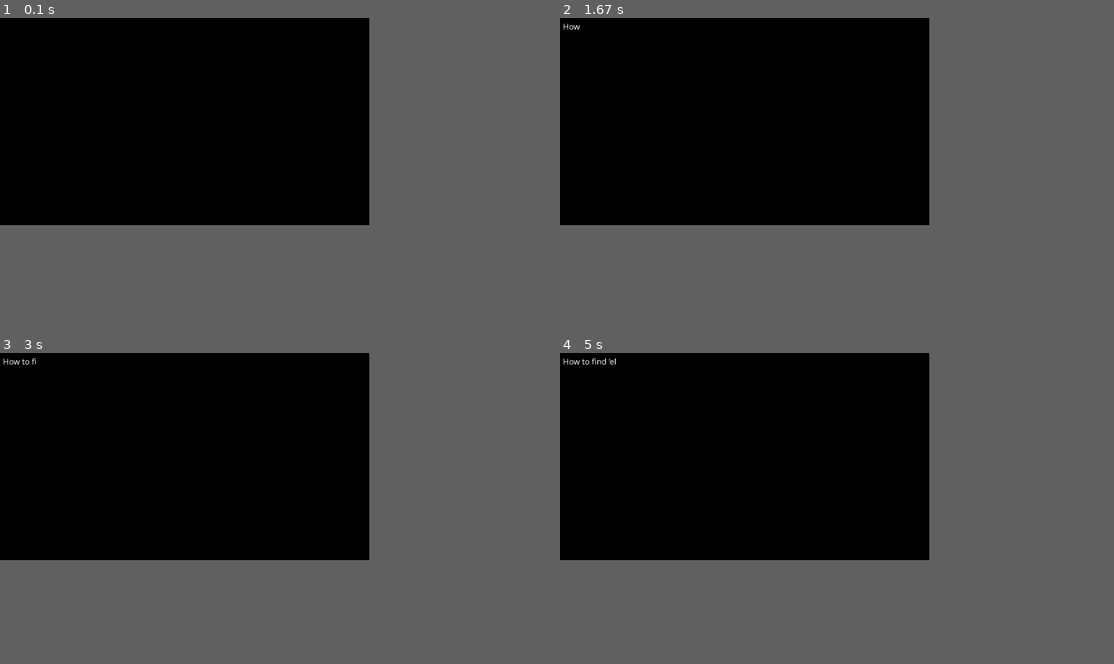
Above: before the commit, frames 1-4 (two rows, left to right).
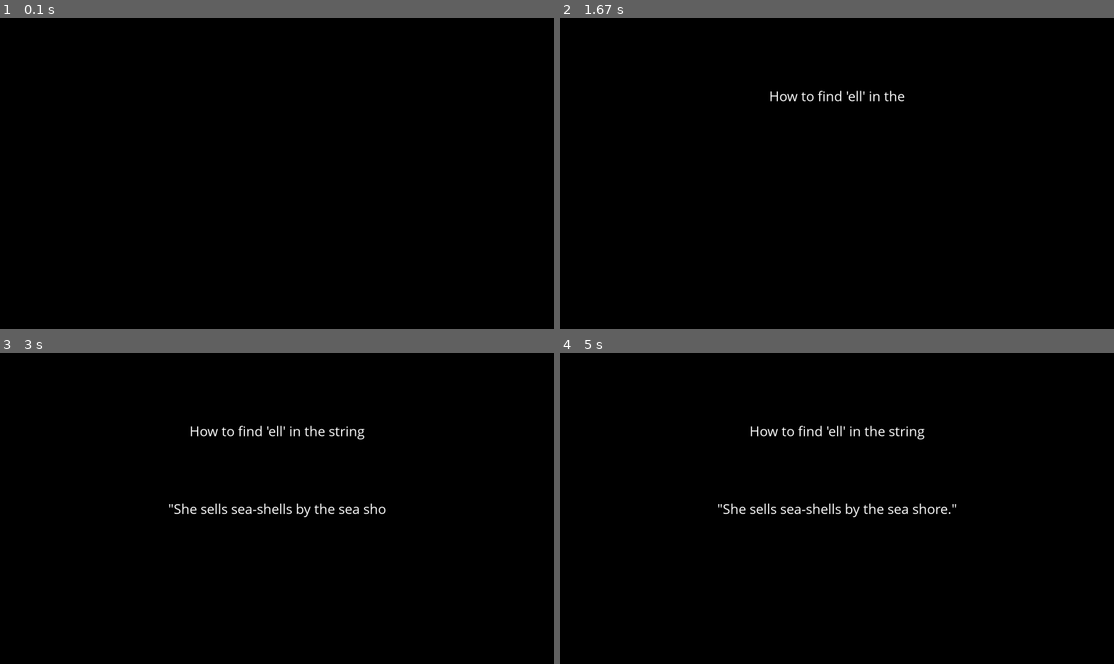
Above: after the commit, the same moments.

Repository: wadsworj/py_vid_generator
Game: pygame game, started from main.py
Same seed, same stepped clock (60 frames per second), same inputs: the game is played once before the commit and once after it.
Inputs:
- Up to frame 1 (0.1 s): no input
- Up to frame 2 (1.67 s): no input
- Up to frame 3 (3 s): no input
- Up to frame 4 (5 s): no input
In our replay, the window is 600x337 before the commit and 900x506 after it. These sizes can differ from the game's own. Grey fills any space a smaller window leaves; there, only what the larger window draws over its background counts as a difference.

The runs differ from the first frame. In frame 1, only the window size differs. In frame 2, 0.3% of the frame differs, in the area x 0-63%, y 1-27%; in frame 3, 0.9%; in frame 4, 1.0%, in the area x 0-72%, y 1-53%.

Commit message:
add start time and various text formatters

Diff:
--- a/elements/element.py
+++ b/elements/element.py
@@ -8,5 +8,5 @@
         self.scenes = []
 
     @abstract
-    def render(self):
+    def render(self, scene_seconds):
         pass
--- a/elements/textElement.py
+++ b/elements/textElement.py
@@ -6,7 +6,7 @@
 
 
 class TextElement:
-    def __init__(self, name, text, position, bounding_box, duration, font_size, font_type):
+    def __init__(self, name, text, position, bounding_box, duration, font_size, font_type, text_align, start_time):
         self.name = name
         self.video = None
         self.position = position
@@ -16,13 +16,28 @@
         self.count = 0
         self.font_size = font_size
         self.font_type = font_type
+        self.text_align = text_align
+        self.start_time = start_time
 
-    def render(self, screen):
+    def render(self, screen, scene_seconds):
+        if self.start_time > scene_seconds:
+            return
+
         length = len(self.text)
 
         current = math.floor(self.count * length / (self.duration * config.FRAME_RATE))
 
         my_font = pygame.font.SysFont(self.font_type, self.font_size)
-        text_surface = my_font.render(self.text[0:current], False, config.WHITE)
-        screen.blit(text_surface, self.position)
+        text_surface = my_font.render(self.text[0:current], True, config.WHITE)
+        screen_rect = screen.get_rect()
+        if self.text_align == "top_center":
+            top_center_rect = pygame.Rect(screen_rect.left, screen_rect.top, screen_rect.width, screen_rect.height / 2)
+            text_position = text_surface.get_rect(center = top_center_rect.center)
+        elif self.text_align == "center":
+            top_center_rect = pygame.Rect(screen_rect.left, screen_rect.top, screen_rect.width, screen_rect.height / 2)
+            text_position = text_surface.get_rect(center = screen_rect.center)
+        else:
+            text_position = self.position
+
+        screen.blit(text_surface, text_position)
         self.count = self.count + 1
--- a/main.py
+++ b/main.py
@@ -40,7 +40,9 @@
                               data_element["bounding_box"],
                               data_element["duration"],
                               data_element["font_size"],
-                              data_element["font_type"])
+                              data_element["font_type"],
+                              data_element["text_align"],
+                              data_element["start_time"])
 
         scene.add_element(element)
 
--- a/scene.py
+++ b/scene.py
@@ -1,13 +1,23 @@
+import pygame
+
+
 class Scene:
     def __init__(self, name, scene_index):
         self.name = name
         self.elements = []
         self.scene_index = scene_index
         self.finished = False
+        self.start_time = None
 
     def add_element(self, element):
         self.elements.append(element)
 
     def render(self, screen):
+        if self.start_time is None:
+            self.start_time = pygame.time.get_ticks()
+
+        scene_time = pygame.time.get_ticks() - self.start_time
+        seconds = (scene_time / 1000) % 60
+
         for element in self.elements:
-            element.render(screen)
+            element.render(screen, seconds)
--- a/video.py
+++ b/video.py
@@ -28,6 +28,8 @@
             # image = self.cam.get_image()
             # self.screen.blit(image, (0, 0))
             pygame.display.update()
+            self.screen.fill(config.BLACK)
+
             clock.tick(config.FRAME_RATE)
 
             # Save every frame
--- a/videoScripts/rabinKarp.json
+++ b/videoScripts/rabinKarp.json
@@ -1,6 +1,6 @@
 {
   "name" : "rubin-kahn",
-  "resolution" : [1280, 720],
+  "resolution" : [1920, 1080],
   "scenes" :
   [
     {
@@ -12,11 +12,25 @@
           "type" : "TEXT",
           "name" : "01_how_to",
           "text" : "How to find 'ell' in the string",
-          "position" :  [10, 10],
+          "position" :  [10, 300],
           "bounding_box" : [10, 10],
-          "duration" : 10,
-          "font_size" : 30,
-          "font_type" : "Comic Sans MS"
+          "duration" : 2,
+          "font_size" : 50,
+          "font_type" : "Comic Sans MS",
+          "start_time" : 0.0,
+          "text_align" : "top_center"
+        },
+        {
+          "type" : "TEXT",
+          "name" : "02_text",
+          "text" : "\"She sells sea-shells by the sea shore.\"",
+          "position" :  [10, 500],
+          "bounding_box" : [10, 10],
+          "duration" : 1,
+          "font_size" : 50,
+          "font_type" : "Comic Sans MS",
+          "start_time" : 2.0,
+          "text_align" : "center"
         }
       ]
     }
